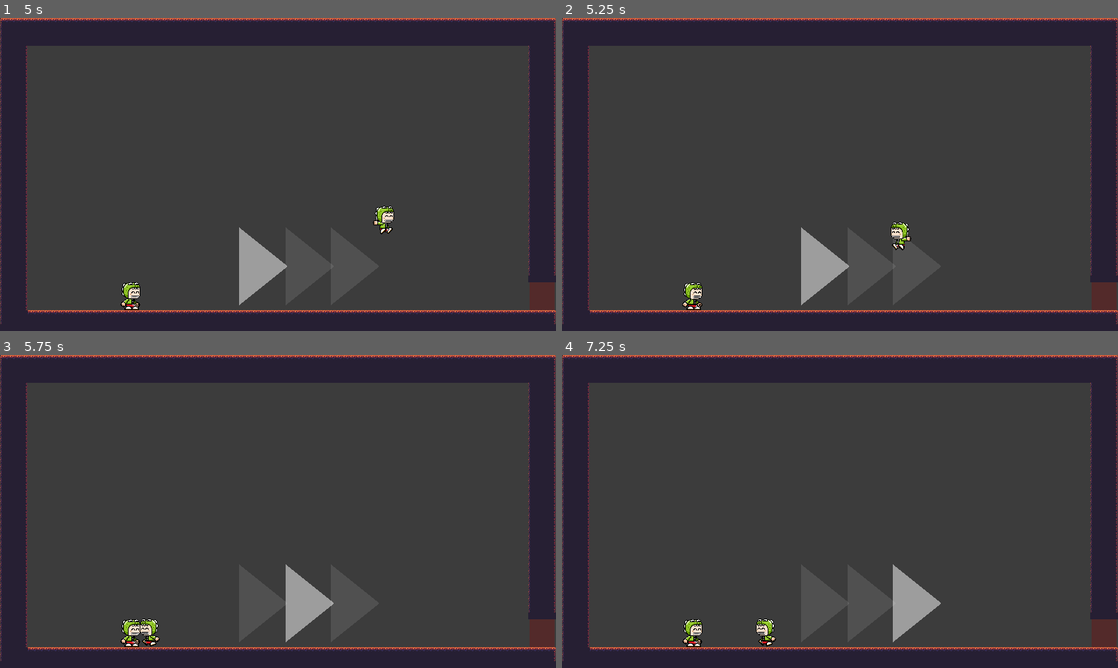
Above: before the commit, frames 1-4 (two rows, left to right).
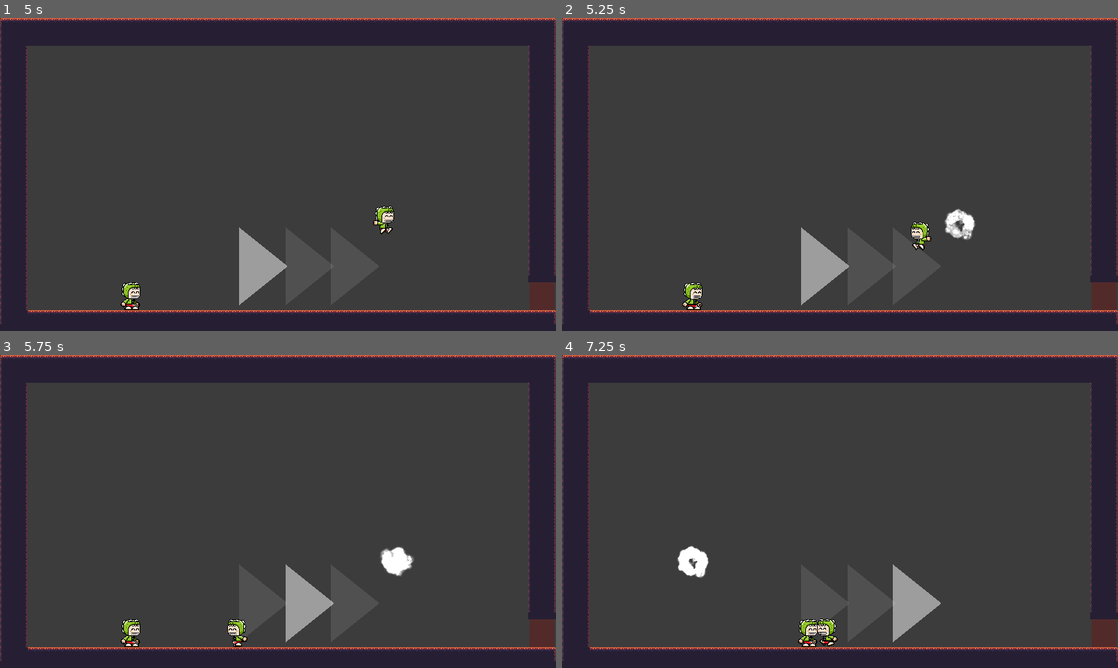
Above: after the commit, the same moments.

Repository: codemonsters/racekombat
Game: Godot game, scene res://Game.tscn
The game is run twice, just before and just after one commit, with the same random seed, the same clock (stepped at 60 frames per second) and the same inputs.
Inputs (mouse positions are in pixels of both pictures, inside the frame that each line leads up to):
- Up to frame 1 (5 s): click "PLAY" at 0.5 s; tap Enter at 1.25 s; move the mouse to (400, 158) at 1.27 s; hold D 1.28-2.78 s; tap V at 1.35, 4.35 s; tap W at 1.52, 2.27, 3.77, 4.52 s; move the mouse to (166, 190) at 2.02 s; tap B at 2.1 s; move the mouse to (333, 105) at 2.77 s; hold A 2.78-3.53 s; tap N at 2.85 s; move the mouse to (250, 237) at 3.52 s; hold D from 3.53 s (still down); tap M at 3.6 s; move the mouse to (444, 221) at 4.27 s
- Up to frame 2 (5.25 s): move the mouse to (673, 127) at 5.02 s; release D at 5.03 s; hold A from 5.03 s (still down); tap B at 5.1 s
- Up to frame 3 (5.75 s): keep holding A; tap W at 5.27 s
- Up to frame 4 (7.25 s): move the mouse to (867, 511) at 5.77 s; release A at 5.78 s; hold D 5.78-6.53 s; tap N at 5.85 s; move the mouse to (756, 433) at 6.52 s; hold A from 6.53 s (still down); tap M at 6.6 s; tap W at 6.77 s

Frame 1 is identical in both runs. In frame 2, 0.8% of the frame differs, in the area x 59-75%, y 60-75%; in frame 3, 0.9%; in frame 4, 1.4%, in the area x 20-50%, y 60-94%.

Commit message:
Mejorado el dash

Diff:
--- a/server/screens/game/player/Player.gd
+++ b/server/screens/game/player/Player.gd
@@ -4,17 +4,16 @@
 export var gravity = 1000
 export var speed_run = 300
 export var speed_jump = 600
-export var speed_dash = 1200 # TODO: Ajustarlo?
+export var speed_dash = 800 # TODO: Ajustarlo?
 onready var animatedSprite = $AnimatedSprite
 export var inicialMult := 1.0
 export var floorAcceleration = 20
 export var airAcceleration = 10
+var facingDirection = 1 # 0 = Izquierda | 1 = Derecha
 var defaultSnap = Vector2.DOWN * 15
 var snap = defaultSnap
 var input_direction_x := 0.0
 var input_direction_y := 0.0
-
-
 
 func _handle_input(action, is_pressed):
 	if is_pressed:
@@ -25,8 +24,10 @@
 				input_direction_y -= 1.0
 			"left":
 				input_direction_x -= 1.0
+				facingDirection = 0
 			"right":
 				input_direction_x += 1.0
+				facingDirection = 1
 			"action":
 				_jump()
 			"dash":
@@ -35,8 +36,10 @@
 		match action:
 			"left":
 				input_direction_x += 1.0
+				facingDirection = 0
 			"right":
 				input_direction_x -= 1.0
+				facingDirection = 1
 			"up":
 				input_direction_y -= 1.0
 			"down":
--- a/server/screens/game/player/Player.tscn
+++ b/server/screens/game/player/Player.tscn
@@ -14,17 +14,22 @@
 [ext_resource path="res://assets/crocodile/jump fall/frame.png" type="Texture" id=12]
 [ext_resource path="res://assets/crocodile/run/frame-4.png" type="Texture" id=13]
 [ext_resource path="res://screens/game/player/states/Dash.gd" type="Script" id=14]
+[ext_resource path="res://assets/particles/smoke_01.png" type="Texture" id=15]
+[ext_resource path="res://assets/particles/smoke_06.png" type="Texture" id=16]
+[ext_resource path="res://assets/particles/smoke_02.png" type="Texture" id=17]
+[ext_resource path="res://assets/particles/smoke_07.png" type="Texture" id=18]
+[ext_resource path="res://assets/particles/smoke_05.png" type="Texture" id=19]
+[ext_resource path="res://assets/particles/smoke_09.png" type="Texture" id=20]
+[ext_resource path="res://assets/particles/smoke_10.png" type="Texture" id=21]
+[ext_resource path="res://assets/particles/smoke_04.png" type="Texture" id=22]
+[ext_resource path="res://assets/particles/smoke_08.png" type="Texture" id=23]
+[ext_resource path="res://assets/particles/smoke_03.png" type="Texture" id=24]
 
 [sub_resource type="SpriteFrames" id=1]
 animations = [ {
 "frames": [ ExtResource( 1 ), ExtResource( 7 ) ],
 "loop": true,
 "name": "idle",
-"speed": 5.0
-}, {
-"frames": [ ExtResource( 10 ) ],
-"loop": true,
-"name": "jump",
 "speed": 5.0
 }, {
 "frames": [ ExtResource( 9 ), ExtResource( 11 ), ExtResource( 8 ), ExtResource( 13 ) ],
@@ -36,10 +41,48 @@
 "loop": true,
 "name": "fall",
 "speed": 5.0
+}, {
+"frames": [ ExtResource( 10 ) ],
+"loop": true,
+"name": "jump",
+"speed": 5.0
 } ]
 
 [sub_resource type="RectangleShape2D" id=2]
 extents = Vector2( 28.5051, 40.9764 )
+
+[sub_resource type="CanvasItemMaterial" id=3]
+blend_mode = 1
+
+[sub_resource type="ParticlesMaterial" id=4]
+flag_disable_z = true
+gravity = Vector3( 0, 98, 0 )
+orbit_velocity = 0.0
+orbit_velocity_random = 0.0
+
+[sub_resource type="AnimatedTexture" id=5]
+flags = 4
+frames = 10
+fps = 15.0
+frame_0/texture = ExtResource( 15 )
+frame_1/texture = ExtResource( 17 )
+frame_1/delay_sec = 0.0
+frame_2/texture = ExtResource( 24 )
+frame_2/delay_sec = 0.0
+frame_3/texture = ExtResource( 22 )
+frame_3/delay_sec = 0.0
+frame_4/texture = ExtResource( 19 )
+frame_4/delay_sec = 0.0
+frame_5/texture = ExtResource( 16 )
+frame_5/delay_sec = 0.0
+frame_6/texture = ExtResource( 18 )
+frame_6/delay_sec = 0.0
+frame_7/texture = ExtResource( 23 )
+frame_7/delay_sec = 0.0
+frame_8/texture = ExtResource( 20 )
+frame_8/delay_sec = 0.0
+frame_9/texture = ExtResource( 21 )
+frame_9/delay_sec = 0.0
 
 [node name="Player" type="KinematicBody2D"]
 scale = Vector2( 0.8, 0.8 )
@@ -65,6 +108,18 @@
 [node name="Dash" type="Node" parent="Player SM"]
 script = ExtResource( 14 )
 
+[node name="SmokeParticles" type="Particles2D" parent="Player SM/Dash"]
+material = SubResource( 3 )
+position = Vector2( 0.588821, 0.314983 )
+scale = Vector2( 0.2, 0.2 )
+emitting = false
+lifetime = 0.5
+one_shot = true
+randomness = 1.0
+visibility_rect = Rect2( -50.086, -50, 100, 100 )
+process_material = SubResource( 4 )
+texture = SubResource( 5 )
+
 [node name="Run" type="Node" parent="Player SM"]
 script = ExtResource( 5 )
 
--- a/server/screens/game/player/states/Dash.gd
+++ b/server/screens/game/player/states/Dash.gd
@@ -10,13 +10,25 @@
 		owner.velocity.y = - owner.speed_dash
 		#owner.animatedSprite.play("jump")
 		stateMachine.transitionTo("Air")
+	elif owner.input_direction_x == 0 and owner.input_direction_y == 0:
+		if owner.facingDirection == 1:
+			owner.velocity.x = owner.speed_dash
+		else:
+			owner.velocity.x = - owner.speed_dash
+
+		stateMachine.transitionTo("Run")
 	else:
-#		owner.velocity.x = owner.speed_dash * owner.input_direction_x
+		owner.velocity.x = owner.speed_dash * owner.input_direction_x
 		owner.velocity.y = owner.speed_dash * - owner.input_direction_y
 		stateMachine.transitionTo("Air")
+
+	$SmokeParticles.position = Vector2(owner.position.x, owner.position.y)
+	$SmokeParticles.emitting = true
+	SfxManager.PlayerDashSound()
 
 	# owner.animatedSprite.play("idle")
 
 
+
 func update(_delta: float) -> void:
 	pass
--- a/server/screens/music/sfxManager.gd
+++ b/server/screens/music/sfxManager.gd
@@ -40,3 +40,10 @@
 	var audiostream: AudioStream = preload("res://assets/sounds/playerDead.mp3")
 	self.set_stream(audiostream)
 	self.play()
+
+
+func PlayerDashSound():
+	var audiostream: AudioStream = preload("res://assets/sounds/Dash.mp3")
+	self.set_stream(audiostream)
+	self.set_pitch_scale(1)
+	self.play()
Binary file added: server/assets/particles/smoke_01.png
Not shown, added: server/assets/particles/smoke_01.png.import
Binary file added: server/assets/particles/smoke_02.png
Not shown, added: server/assets/particles/smoke_02.png.import
Binary file added: server/assets/particles/smoke_03.png
Not shown, added: server/assets/particles/smoke_03.png.import
Binary file added: server/assets/particles/smoke_04.png
Not shown, added: server/assets/particles/smoke_04.png.import
Binary file added: server/assets/particles/smoke_05.png
Not shown, added: server/assets/particles/smoke_05.png.import
Binary file added: server/assets/particles/smoke_06.png
Not shown, added: server/assets/particles/smoke_06.png.import
(and 11 more such lines)
